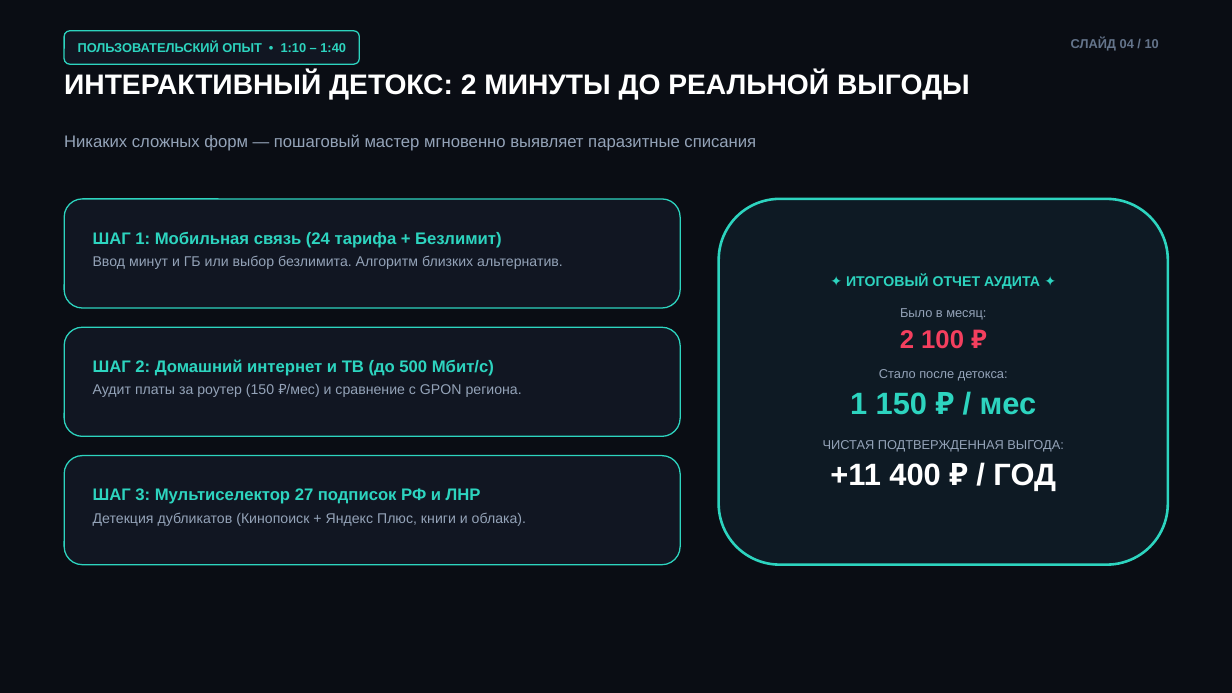
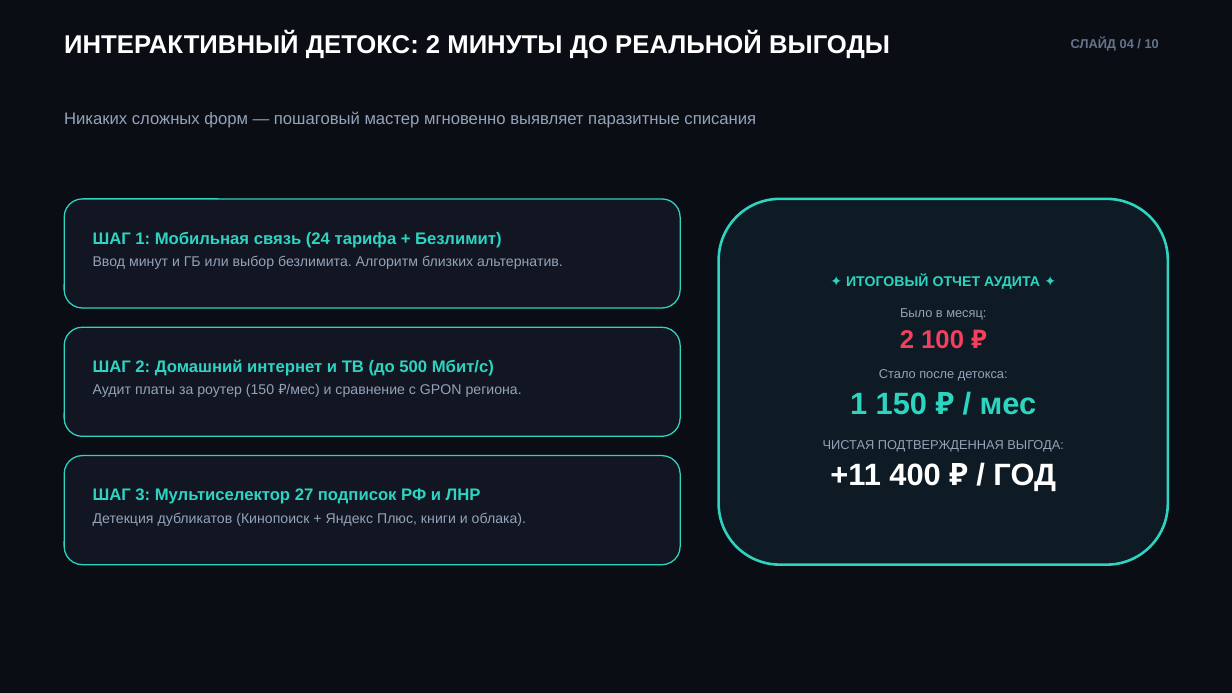
Before and after one commit to artboi5436-svg/nepereplachivay, a slide deck: slide 4 of competition_pitch.pptx. Drawn at 1232x693 pixels with LibreOffice and Linux fonts; fonts in the diff are those of the drawing. Boxes give left, top, right and bottom in pixels: in the first picture for what was removed or moved away, otherwise in the second. Text is boxed around its words. In the diff, an @@ line names an element or a change of style, - is before the commit and + after.

```diff
--- a/competition_pitch.pptx
+++ b/competition_pitch.pptx
@@ text "ИНТЕРАКТИВНЫЙ ДЕТОКС: 2 МИНУТЫ ДО ...": place and size @@
-text "ИНТЕРАКТИВНЫЙ ДЕТОКС: 2 МИНУТЫ ДО ..." at (64,72,970,100)
+text "ИНТЕРАКТИВНЫЙ ДЕТОКС: 2 МИНУТЫ ДО ..." at (64,33,890,58)
@@ text "ИНТЕРАКТИВНЫЙ ДЕТОКС: 2 МИНУТЫ ДО ..." at (64,33,890,58): size 22 to 20 pt @@
@@ rounded rectangle removed at (64,30,359,64) @@
-ПОЛЬЗОВАТЕЛЬСКИЙ ОПЫТ • 1:10 – 1:40
@@ text "Никаких сложных форм — пошаговый ...": place and size @@
-text "Никаких сложных форм — пошаговый ..." at (64,134,756,151)
+text "Никаких сложных форм — пошаговый ..." at (64,111,756,128)
```
Also in this commit, not shown: 9 other slides changed, 14 other files.
